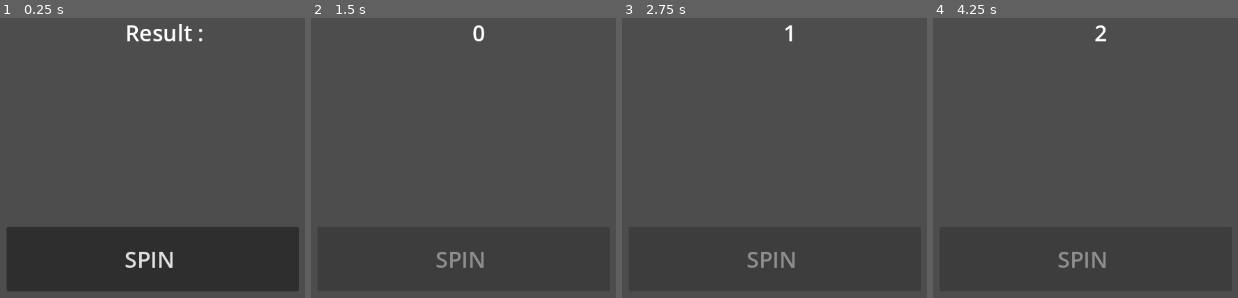
Above: before the commit, frames 1-4 (left to right).
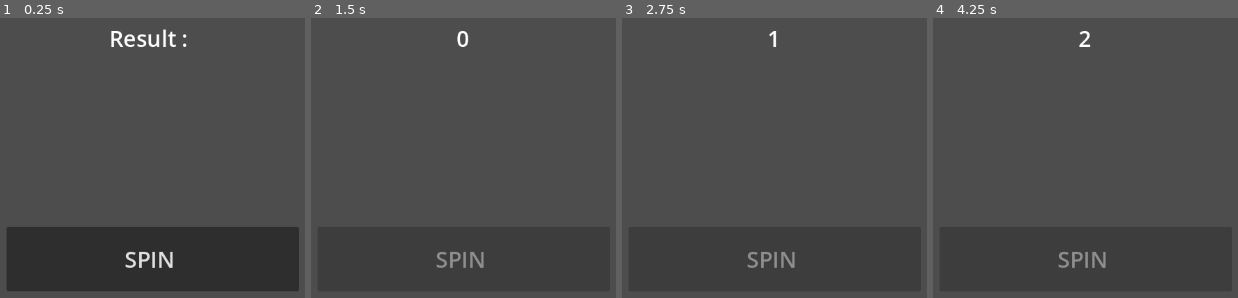
Above: after the commit, the same moments.

Repository: AbbYassine/TheVerySeriousjam
Game: Godot game, scene res://scenes/control.tscn
The game is run twice, just before and just after one commit, with the same random seed, the same clock (stepped at 60 frames per second) and the same inputs. This scene is started directly instead of the project's main scene.
Inputs:
- Up to frame 1 (0.25 s): no input
- Up to frame 2 (1.5 s): click "SPIN" at 0.5 s; tap Enter at 1.25 s; hold D (right) from 1.28 s (still down)
- Up to frame 3 (2.75 s): keep holding D (right); tap Space (jump) at 1.52, 2, 2.27 s
- Up to frame 4 (4.25 s): tap Enter at 2.75 s; release D (right) at 2.78 s; hold A (left) 2.78-3.53 s; tap Space (jump) at 3.5, 3.77 s; hold D (right) from 3.53 s (still down)

The runs differ from the first frame. In frame 1, 1.1% of the frame differs, in the area x 36-67%, y 2-11%; in frame 2, 0.3%; in frame 3, 0.1%; in frame 4, 0.2%.

Commit message:
10% of the turn based combat system

Diff:
--- /dev/null
+++ b/Scripts/Skillresource.gd
@@ -0,0 +1,6 @@
+extends Resource
+
+@export var Skillname:String
+@export var SkillPower:float
+@export_enum("str","dex")
+var SkillType = "str"
--- /dev/null
+++ b/Scripts/arena.gd
@@ -0,0 +1,11 @@
+extends Control
+
+
+# Called when the node enters the scene tree for the first time.
+func _ready() -> void:
+	pass # Replace with function body.
+
+
+# Called every frame. 'delta' is the elapsed time since the previous frame.
+func _process(delta: float) -> void:
+	pass
--- /dev/null
+++ b/Scripts/attacknode.gd
@@ -0,0 +1,9 @@
+extends Node
+
+func Attack():
+	var target = get_parent().CurrentTarget
+	var damage = CalculateDamage()
+
+
+func CalculateDamage():
+	pass
--- /dev/null
+++ b/Scripts/healthnode.gd
@@ -0,0 +1,11 @@
+extends Node
+
+
+# Called when the node enters the scene tree for the first time.
+func _ready() -> void:
+	pass # Replace with function body.
+
+
+# Called every frame. 'delta' is the elapsed time since the previous frame.
+func _process(delta: float) -> void:
+	pass
--- /dev/null
+++ b/Scripts/mini_Boss_resource.gd
@@ -0,0 +1,11 @@
+extends Node
+
+
+# Called when the node enters the scene tree for the first time.
+func _ready() -> void:
+	pass # Replace with function body.
+
+
+# Called every frame. 'delta' is the elapsed time since the previous frame.
+func _process(delta: float) -> void:
+	pass
--- a/project.godot
+++ b/project.godot
@@ -46,4 +46,5 @@
 
 [rendering]
 
+textures/canvas_textures/default_texture_filter=0
 rendering_device/driver.windows="d3d12"
--- /dev/null
+++ b/scenes/arena.tscn
@@ -0,0 +1,25 @@
+[gd_scene format=3 uid="uid://cctc8gskfevar"]
+
+[ext_resource type="Script" uid="uid://cdf5v7dcdpm6e" path="res://Scripts/arena.gd" id="1_7ft05"]
+[ext_resource type="PackedScene" uid="uid://bknf8idd3cqj4" path="res://scenes/mini_boss.tscn" id="2_4ag8t"]
+[ext_resource type="Script" uid="uid://utch632ikbm6" path="res://scenes/mini_boss.gd" id="3_dpxgc"]
+[ext_resource type="Script" uid="uid://c30u06bvbsqei" path="res://Scripts/attacknode.gd" id="4_oexds"]
+[ext_resource type="Script" uid="uid://buihlqjc7k18i" path="res://Scripts/healthnode.gd" id="5_naajo"]
+
+[node name="arena" type="Control" unique_id=1731577297]
+layout_mode = 3
+anchors_preset = 15
+anchor_right = 1.0
+anchor_bottom = 1.0
+grow_horizontal = 2
+grow_vertical = 2
+script = ExtResource("1_7ft05")
+
+[node name="mini_Boss" parent="." unique_id=792584367 instance=ExtResource("2_4ag8t")]
+script = ExtResource("3_dpxgc")
+
+[node name="Attacknode" type="Node" parent="mini_Boss" unique_id=135529793]
+script = ExtResource("4_oexds")
+
+[node name="Healthnode" type="Node" parent="mini_Boss" unique_id=527186889]
+script = ExtResource("5_naajo")
--- a/scenes/control.tscn
+++ b/scenes/control.tscn
@@ -34,9 +34,10 @@
 anchors_preset = 5
 anchor_left = 0.5
 anchor_right = 0.5
-offset_left = -431.0
-offset_right = 479.0
-offset_bottom = 314.0
+offset_left = -454.0
+offset_top = 8.0
+offset_right = 456.0
+offset_bottom = 322.0
 grow_horizontal = 2
 theme_override_font_sizes/font_size = 32
 text = "Result : "
--- /dev/null
+++ b/scenes/mini_boss.gd
@@ -0,0 +1,11 @@
+extends CharacterBody2D
+
+@export var Attacknode:Node
+@export var Healthnode:Node
+
+var currentTarget:Array
+
+#stats
+
+var str
+var dex
--- a/scenes/mini_boss.tscn
+++ b/scenes/mini_boss.tscn
@@ -1,11 +1,76 @@
 [gd_scene format=3 uid="uid://bknf8idd3cqj4"]
 
 [ext_resource type="Texture2D" uid="uid://diy46bgm1m6la" path="res://assets/Little Mage/Idle/Idle1.png" id="1_beab5"]
+[ext_resource type="Texture2D" uid="uid://v8ivipbosgod" path="res://assets/Little Mage/Dying/Dying1.png" id="1_msk63"]
 [ext_resource type="Texture2D" uid="uid://2msliiu0ur1u" path="res://assets/Little Mage/Idle/Idle2.png" id="2_2lnyf"]
+[ext_resource type="Texture2D" uid="uid://chvsvxhu28y6y" path="res://assets/Little Mage/Dying/Dying2.png" id="2_cpum8"]
+[ext_resource type="Texture2D" uid="uid://1hc21spaf3c5" path="res://assets/Little Mage/Dying/Dying3.png" id="3_hdjhd"]
 [ext_resource type="Texture2D" uid="uid://bavhbd7t030y8" path="res://assets/Little Mage/Idle/Idle3.png" id="3_itdih"]
 [ext_resource type="Texture2D" uid="uid://dcvuv3gmq4x85" path="res://assets/Little Mage/Idle/Idle4.png" id="4_4od26"]
+[ext_resource type="Texture2D" uid="uid://vk1t1wuc6lhd" path="res://assets/Little Mage/Dying/Dying4.png" id="4_icsy1"]
 [ext_resource type="Texture2D" uid="uid://bj2l0tleybmmk" path="res://assets/Little Mage/Idle/Idle5.png" id="5_a2fu5"]
+[ext_resource type="Texture2D" uid="uid://e21kturvtls3" path="res://assets/Little Mage/Dying/Dying5.png" id="5_yni3y"]
+[ext_resource type="Texture2D" uid="uid://bi2q3b2prw02c" path="res://assets/Little Mage/Dying/Dying6.png" id="6_mlvbk"]
 [ext_resource type="Texture2D" uid="uid://drxi1jvhg6eme" path="res://assets/Little Mage/Idle/Idle6.png" id="6_yfea8"]
+[ext_resource type="Texture2D" uid="uid://c6aykkokrse2o" path="res://assets/Little Mage/Dead/Dead.png" id="7_103ld"]
+[ext_resource type="Texture2D" uid="uid://b8wfisy0e2nes" path="res://assets/Little Mage/Decomposing/Decomposing1.png" id="8_x7nfy"]
+[ext_resource type="Texture2D" uid="uid://cv6b51l8ktxop" path="res://assets/Little Mage/Decomposing/Decomposing2.png" id="9_wp1nu"]
+[ext_resource type="Texture2D" uid="uid://v886p1vjogu" path="res://assets/Little Mage/Decomposing/Decomposing3.png" id="10_qceb1"]
+[ext_resource type="Texture2D" uid="uid://rhnxro2xb6b0" path="res://assets/Little Mage/Decomposing/Decomposing4.png" id="11_06lgt"]
+[ext_resource type="Texture2D" uid="uid://bwte5oqncd27h" path="res://assets/Little Mage/Decomposing/Decomposing5.png" id="12_dvigx"]
+[ext_resource type="Texture2D" uid="uid://duelpi7ha3pp5" path="res://assets/Little Mage/Decomposing/Decomposing6.png" id="13_acmsw"]
+
+[sub_resource type="AtlasTexture" id="AtlasTexture_isq4e"]
+atlas = ExtResource("1_msk63")
+region = Rect2(0, 0, 16, 16)
+
+[sub_resource type="AtlasTexture" id="AtlasTexture_hnbby"]
+atlas = ExtResource("2_cpum8")
+region = Rect2(0, 0, 16, 16)
+
+[sub_resource type="AtlasTexture" id="AtlasTexture_ywanq"]
+atlas = ExtResource("3_hdjhd")
+region = Rect2(0, 0, 16, 16)
+
+[sub_resource type="AtlasTexture" id="AtlasTexture_8py50"]
+atlas = ExtResource("4_icsy1")
+region = Rect2(0, 0, 16, 16)
+
+[sub_resource type="AtlasTexture" id="AtlasTexture_4j22t"]
+atlas = ExtResource("5_yni3y")
+region = Rect2(0, 0, 16, 16)
+
+[sub_resource type="AtlasTexture" id="AtlasTexture_ybfbx"]
+atlas = ExtResource("6_mlvbk")
+region = Rect2(0, 0, 16, 16)
+
+[sub_resource type="AtlasTexture" id="AtlasTexture_0yior"]
+atlas = ExtResource("7_103ld")
+region = Rect2(0, 0, 16, 16)
+
+[sub_resource type="AtlasTexture" id="AtlasTexture_ocwj2"]
+atlas = ExtResource("8_x7nfy")
+region = Rect2(0, 0, 16, 16)
+
+[sub_resource type="AtlasTexture" id="AtlasTexture_i27qb"]
+atlas = ExtResource("9_wp1nu")
+region = Rect2(0, 0, 16, 16)
+
+[sub_resource type="AtlasTexture" id="AtlasTexture_j01wt"]
+atlas = ExtResource("10_qceb1")
+region = Rect2(0, 0, 16, 16)
+
+[sub_resource type="AtlasTexture" id="AtlasTexture_8g01e"]
+atlas = ExtResource("11_06lgt")
+region = Rect2(0, 0, 16, 16)
+
+[sub_resource type="AtlasTexture" id="AtlasTexture_mwanh"]
+atlas = ExtResource("12_dvigx")
+region = Rect2(0, 0, 16, 16)
+
+[sub_resource type="AtlasTexture" id="AtlasTexture_x4a2u"]
+atlas = ExtResource("13_acmsw")
+region = Rect2(0, 0, 16, 16)
 
 [sub_resource type="AtlasTexture" id="AtlasTexture_rvgg1"]
 atlas = ExtResource("1_beab5")
@@ -33,6 +98,50 @@
 
 [sub_resource type="SpriteFrames" id="SpriteFrames_3mwki"]
 animations = [{
+"frames": [{
+"duration": 1.0,
+"texture": SubResource("AtlasTexture_isq4e")
+}, {
+"duration": 1.0,
+"texture": SubResource("AtlasTexture_hnbby")
+}, {
+"duration": 1.0,
+"texture": SubResource("AtlasTexture_ywanq")
+}, {
+"duration": 1.0,
+"texture": SubResource("AtlasTexture_8py50")
+}, {
+"duration": 1.0,
+"texture": SubResource("AtlasTexture_4j22t")
+}, {
+"duration": 1.0,
+"texture": SubResource("AtlasTexture_ybfbx")
+}, {
+"duration": 1.0,
+"texture": SubResource("AtlasTexture_0yior")
+}, {
+"duration": 1.0,
+"texture": SubResource("AtlasTexture_ocwj2")
+}, {
+"duration": 1.0,
+"texture": SubResource("AtlasTexture_i27qb")
+}, {
+"duration": 1.0,
+"texture": SubResource("AtlasTexture_j01wt")
+}, {
+"duration": 1.0,
+"texture": SubResource("AtlasTexture_8g01e")
+}, {
+"duration": 1.0,
+"texture": SubResource("AtlasTexture_mwanh")
+}, {
+"duration": 1.0,
+"texture": SubResource("AtlasTexture_x4a2u")
+}],
+"loop": true,
+"name": &"dying",
+"speed": 7.0
+}, {
 "frames": [{
 "duration": 1.0,
 "texture": SubResource("AtlasTexture_rvgg1")
@@ -67,8 +176,7 @@
 sprite_frames = SubResource("SpriteFrames_3mwki")
 animation = &"idle"
 autoplay = "idle"
-frame = 5
-frame_progress = 0.30713382
+frame_progress = 0.7599558
 flip_h = true
 
 [node name="CollisionShape2D" type="CollisionShape2D" parent="." unique_id=1351191081]
Not shown, added: Scripts/Skillresource.gd.uid
Not shown, added: Scripts/arena.gd.uid
Not shown, added: Scripts/attacknode.gd.uid
Not shown, added: Scripts/healthnode.gd.uid
Not shown, added: Scripts/mini_Boss_resource.gd.uid
Not shown, added: scenes/mini_boss.gd.uid
